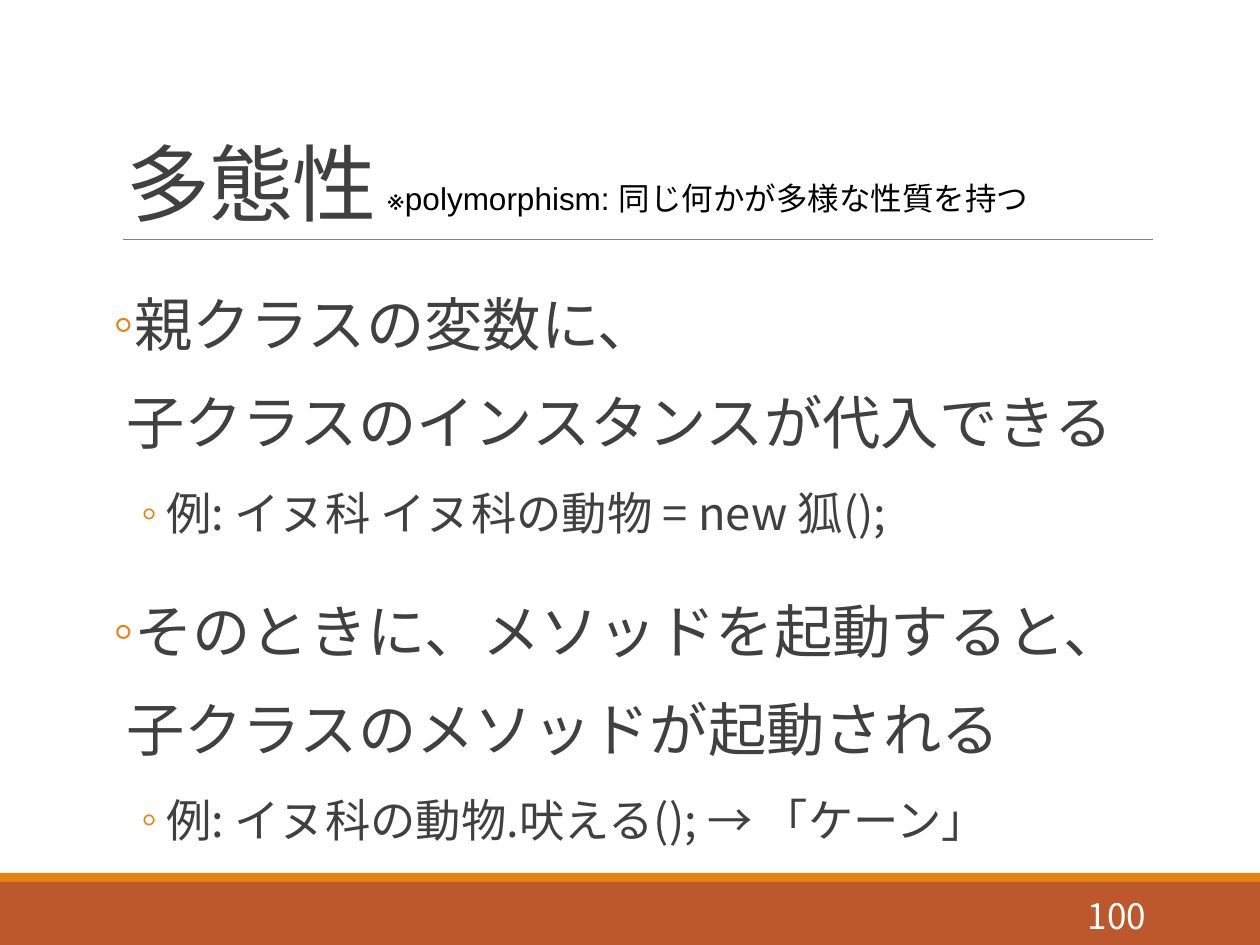
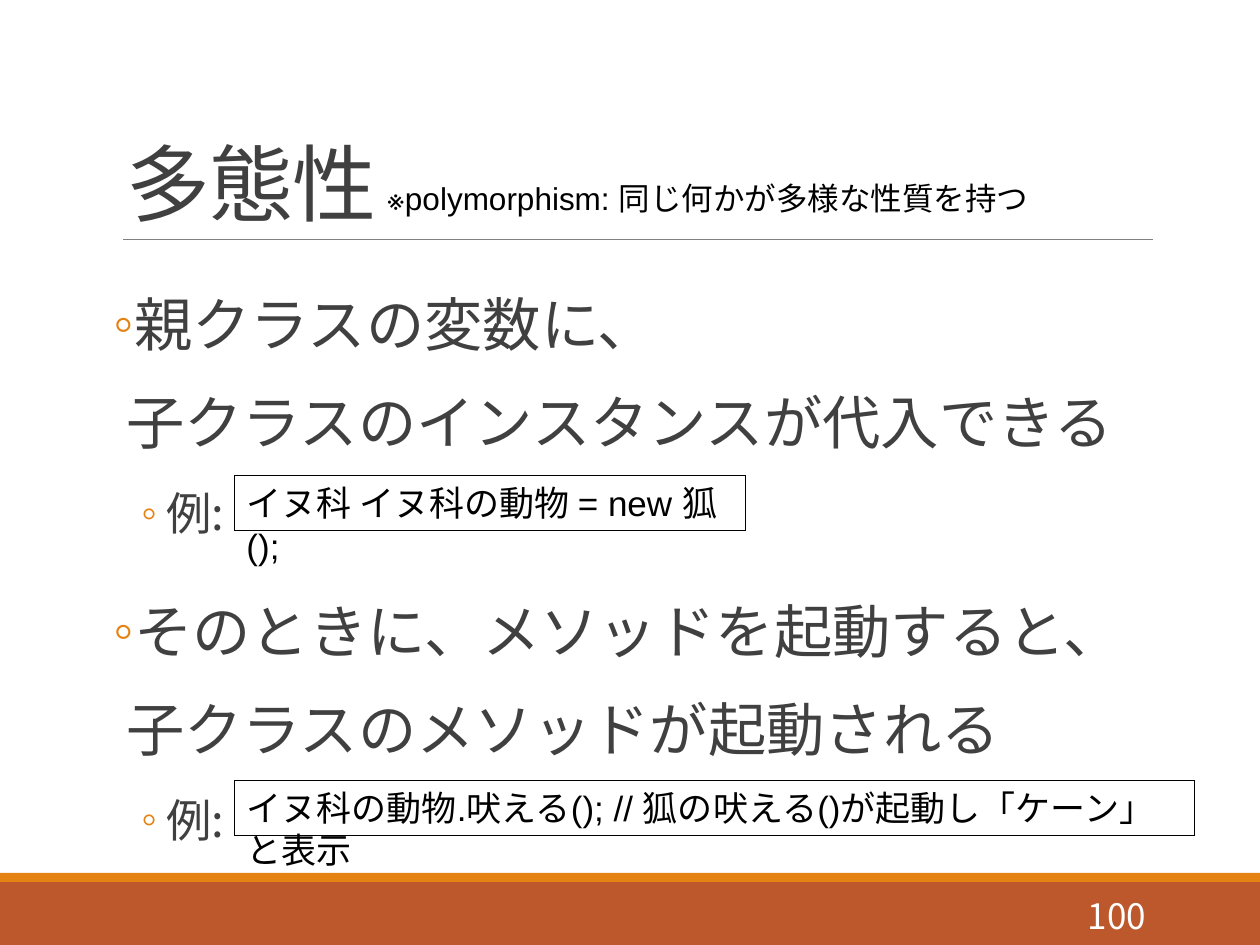
Before and after one commit to akokubo/kuroishi_ch_processing, a slide deck: slide 100 of slide_programming_processing.pptx. Drawn at 1260x945 pixels with LibreOffice and Linux fonts; fonts in the diff are those of the drawing. Boxes give left, top, right and bottom in pixels: in the first picture for what was removed or moved away, otherwise in the second. Text is boxed around its words. In the diff, an @@ line names an element or a change of style, - is before the commit and + after.

```diff
--- a/slide_programming_processing.pptx
+++ b/slide_programming_processing.pptx
@@ rectangle added at bbox=[234, 476, 746, 532], outline #000000 0.75 pt, 20 pt, text #000000 @@
+イヌ科 イヌ科の動物 = new 狐();
@@ text at bbox=[166, 492, 224, 534]: text changed @@
-  ◦ 例: イヌ科 イヌ科の動物 = new 狐();
+  ◦ 例:
@@ text at bbox=[166, 799, 224, 841]: text changed @@
-  ◦ 例: イヌ科の動物.吠える(); → 「ケーン」
+  ◦ 例:
@@ rectangle added at bbox=[234, 780, 1194, 835], outline #000000 0.75 pt, 20 pt, text #000000 @@
+イヌ科の動物.吠える(); // 狐の吠える()が起動し「ケーン」と表示
```
Also in this commit, not shown: 5 other slides changed, 1 other file.
